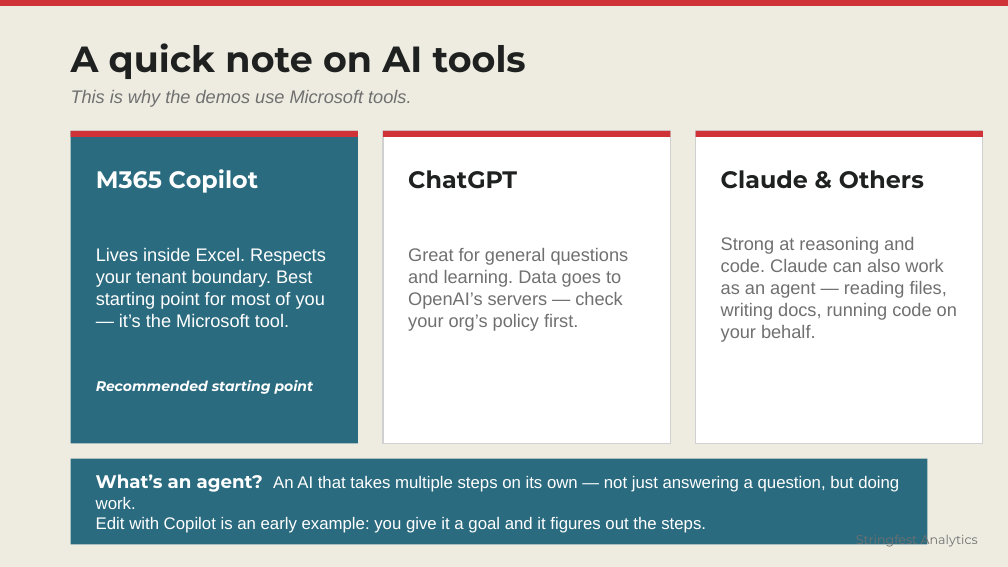
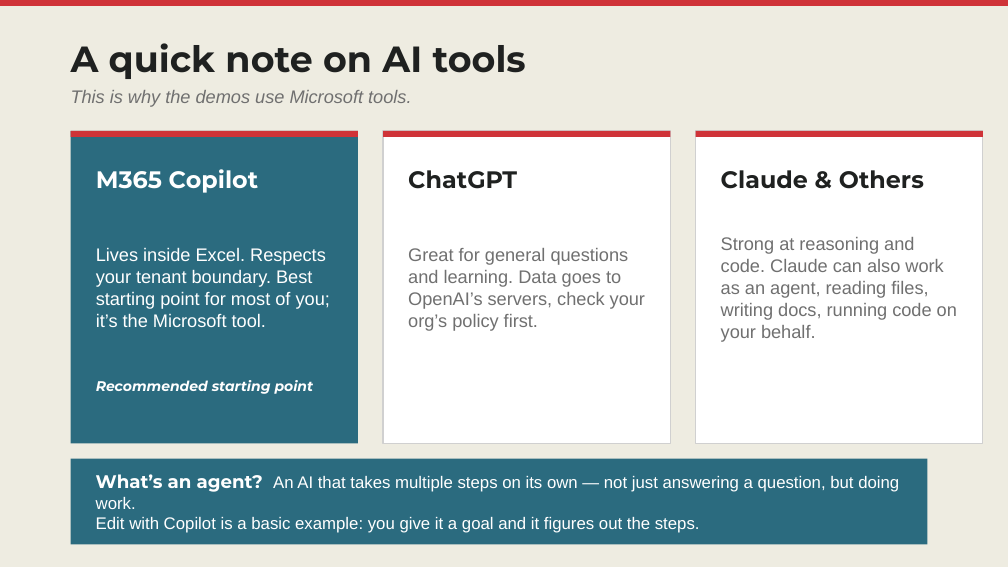
Before and after one commit to stringfestdata/meonske-2026, a slide deck: slide 7 of meonske-ai-2026.pptx. Drawn at 1008x567 pixels with LibreOffice and Linux fonts; fonts in the diff are those of the drawing. Boxes give left, top, right and bottom in pixels: in the first picture for what was removed or moved away, otherwise in the second. Text is boxed around its words. In the diff, an @@ line names an element or a change of style, - is before the commit and + after.

```diff
--- a/meonske-ai-2026.pptx
+++ b/meonske-ai-2026.pptx
@@ text at [721, 237, 957, 342]: text changed @@
-Strong at reasoning and code. Claude can also work as an agent — reading files, writing docs, running code on your behalf.
+Strong at reasoning and code. Claude can also work as an agent, reading files, writing docs, running code on your behalf.
@@ text at [96, 247, 330, 327]: text changed @@
-Lives inside Excel. Respects your tenant boundary. Best starting point for most of you — it’s the Microsoft tool.
+Lives inside Excel. Respects your tenant boundary. Best starting point for most of you; it’s the Microsoft tool.
@@ text at [408, 248, 645, 331]: text changed @@
-Great for general questions and learning. Data goes to OpenAI’s servers — check your org’s policy first.
+Great for general questions and learning. Data goes to OpenAI’s servers, check your org’s policy first.
@@ text at [96, 517, 700, 533]: text changed @@
-Edit with Copilot is an early example: you give it a goal and it figures out the steps.
+Edit with Copilot is a basic example: you give it a goal and it figures out the steps.
@@ text removed at [856, 531, 978, 547] @@
-Stringfest Analytics
```
Also in this commit, not shown: 4 other slides changed, 2 other files.
